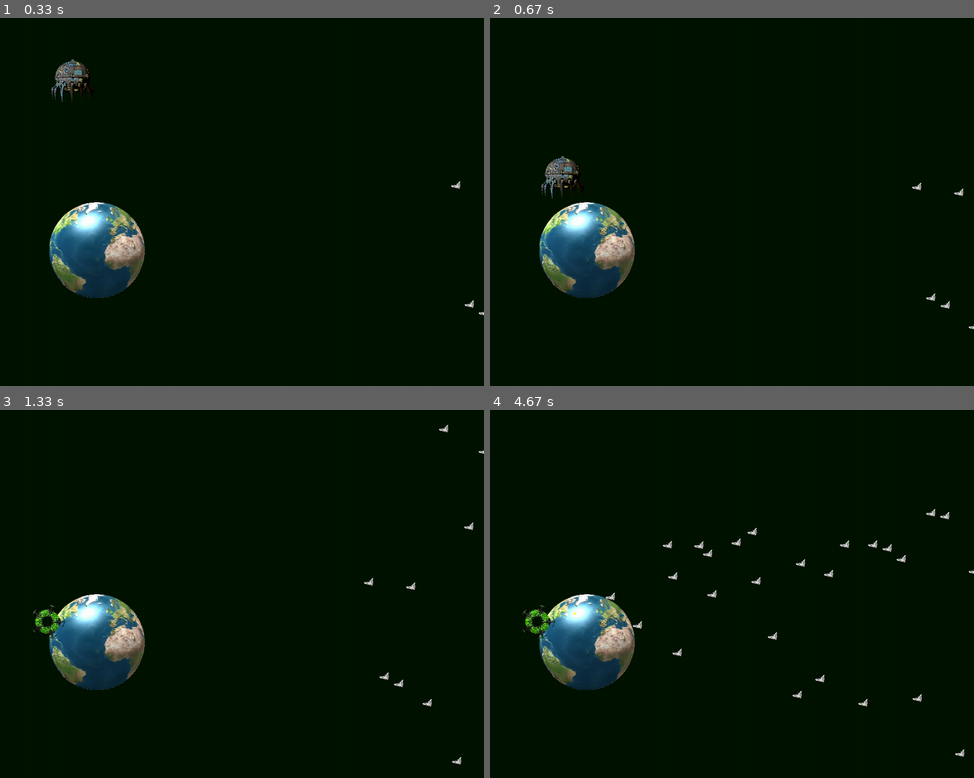
Above: before the commit, frames 1-4 (two rows, left to right).
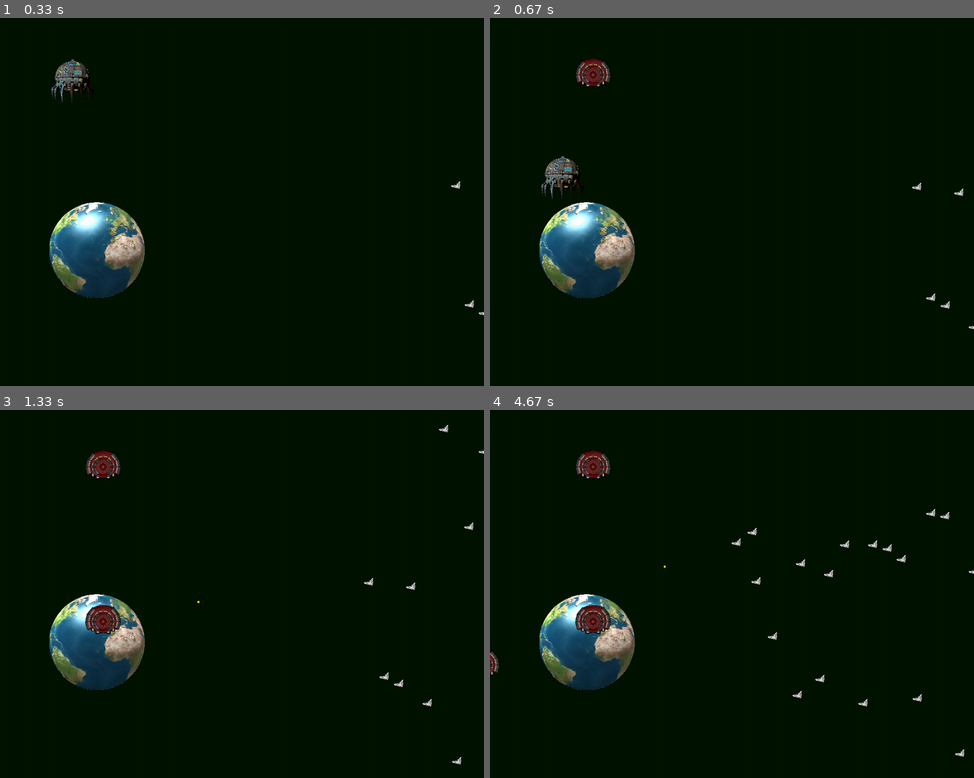
Above: after the commit, the same moments.

Repository: MichaelGaynor/Space_Defense_Pygame
Game: pygame game, started from sd_game.py
Two runs of this game, one before a commit and one after it. Both use one fixed random seed, a clock stepped at 60 frames per second and the inputs below.
Inputs:
- Up to frame 1 (0.33 s): no input
- Up to frame 2 (0.67 s): hold Down from 0.33 s (still down); hold A from 0.33 s (still down)
- Up to frame 3 (1.33 s): release Down at 0.87 s; release A at 0.87 s; hold Left from 0.9 s (still down); hold A from 0.9 s (still down); tap Space at 0.97, 1.27 s; tap Down at 1.05 s
- Up to frame 4 (4.67 s): release Left at 1.43 s; release A at 1.43 s; hold A 1.47-2 s; tap Space at 1.53, 1.83, 2.1, 2.43, 2.73, 2.87, 3.27, 3.57, 3.77, 4.07, 4.33 s; tap Right at 1.62, 2.95, 4.42 s; hold S 2.03-2.33 s; hold A 2.37-2.77 s; tap Down at 2.52, 3.85 s; hold S 2.8-3.17 s; hold A 3.2-3.67 s; hold A 3.7-4.23 s; hold S 4.27-4.57 s; hold A from 4.6 s (still down)

Frame 1 is identical in both runs. In frame 2, 0.4% of the frame differs, in the area x 17-25%, y 10-19%; in frame 3, 1.1%; in frame 4, 1.4%, in the area x 0-47%, y 10-72%.

Commit message:
New turret with new projectiles works, mostly

Diff:
--- a/game_functions.py
+++ b/game_functions.py
@@ -2,9 +2,10 @@
 
 import sys
 from turret import Turret
+from turret import AutoTurret
 from projectile import Missile
 
-def check_events(screen,player,turrets,image,missiles):
+def check_events(screen,player,turrets,image,missiles,auto_turrets,autoimage,bullets):
   for event in pygame.event.get():
 
     if event.type == pygame.QUIT:
@@ -19,12 +20,16 @@
         player.should_move("right", True)
       elif event.key == 276:
         player.should_move("left", True)
-      if event.key == 32:
+      if event.key == 97:
+        new_auto_turret = AutoTurret(screen,player,autoimage)
+        auto_turrets.add(new_auto_turret)
+      if event.key == 115:
         new_turret = Turret(screen,player,image)
         turrets.add(new_turret)
-      if event.key == 115:
+      if event.key == 32:
         new_missile = Missile(screen,[player.x,player.y])
         missiles.add(new_missile)
+      # print event.key
 
     elif event.type == pygame.KEYUP:
       if event.key == 273:
--- a/projectile.py
+++ b/projectile.py
@@ -1,14 +1,15 @@
 import pygame
 from pygame.sprite import Sprite
 from math import hypot
+from random import randint
 
 class Projectile(Sprite):
   def __init__(self,screen,turret):
     super(Projectile,self).__init__()
     self.screen = screen
     self.rect = pygame.Rect(0,0,4,4)
-    self.rect.centerx = turret[0]
-    self.rect.top = turret[1]
+    self.rect.centerx = turret[0] + 38
+    self.rect.top = turret[1] + 38
     self.color = (255,255,0)
     self.speed = 15
     self.y = self.rect.y
@@ -54,3 +55,31 @@
 
   def draw_missile(self):
     pygame.draw.rect(self.screen,self.color,self.rect)
+
+
+class Bullet(Projectile):
+  def __init__(self,screen,turret):
+    super(Bullet,self).__init__(screen,turret)
+    self.rect = pygame.Rect(0,0,2,2)
+    self.rect.centerx = turret[0] + 38
+    self.rect.top = turret[1] + 38
+    self.color = (255,0,255)
+    self.speed = 25
+    self.y = self.rect.y
+    self.x = self.rect.x
+
+  def update(self,bogies):
+    target = randint(0,801)
+    dx = self.x - 1010
+    dy = self.y - target
+    dist = hypot(dx,dy)
+    dx = dx/dist
+    dy = dy/dist
+    self.x -= dx * self.speed
+    self.y -= dy * self.speed
+    self.rect.left = self.x
+    self.rect.top = self.y
+
+  def draw_bullet(self):
+    if self.x <1000:
+      pygame.draw.rect(self.screen,self.color,self.rect)
--- a/sd_game.py
+++ b/sd_game.py
@@ -3,6 +3,7 @@
 # and from our own files
 from player import Player
 from home_base import HomeBase
+from turret import AutoTurret
 from turret import Turret
 from game_functions import check_events
 from bogey import Bogey
@@ -28,10 +29,13 @@
   home_bases.add(home_base)
   turret_image = "./images/TurretStation.png"
   turrets = Group()
+  auto_turret_image = "./images/AutoTurret.png"
+  auto_turrets = Group()
   bogey = Bogey(screen)
   bogies = Group()
   bogies.add(bogey)
   missiles = Group()
+  bullets = Group()
 
   tick = 0
 
@@ -42,13 +46,17 @@
 
     screen.fill(background_color)
 
-    check_events(screen,player,turrets,turret_image,missiles)
+    check_events(screen,player,turrets,turret_image,missiles,auto_turrets,auto_turret_image,bullets)
 # drawing enemies, missiles, turrets, and the player
     for player in player_group:
       player.draw_me()
 
     for home_base in home_bases:
       home_base.draw_me()
+
+    for auto_turret in auto_turrets:
+      auto_turret.draw_me()
+      auto_turret.open_fire(screen,bogies,bullets,tick)
 
     for turret in turrets:
       turret.draw_me()
@@ -67,10 +75,15 @@
       elif list1 <= 0:
         missiles.empty()
 
+    for bullet in bullets:
+      bullet.draw_bullet()
+      bullet.update(bogies)
+
 # dealing with collisions
     player_died = groupcollide(player_group,bogies,True,False)
     you_lose = groupcollide(home_bases,bogies,True,True)
     missile_hit = groupcollide(missiles,bogies,True,True)
+    bullet_hit = groupcollide(bullets,bogies,True,True)
 
     pygame.display.flip()
 
--- a/turret.py
+++ b/turret.py
@@ -1,6 +1,7 @@
 import pygame
 from pygame.sprite import Sprite
 from projectile import Missile
+from projectile import Bullet
 
 class Turret(Sprite):
   def __init__(self,screen,player,image):
@@ -13,7 +14,7 @@
     self.rect.centerx = player.rect.centerx
     self.rect.top = player.rect.top
     self.y = player.y
-    self.x = player.x
+    self.x = player.x + 75
 
 
   def draw_me(self):
@@ -31,11 +32,25 @@
       # new_missile.update(baddie_list[0])
 
 
-class AutoTurret(Turret):
+class AutoTurret(Sprite):
   def __init__(self,screen,player,image):
-    super(AutoTurret,self).__init__(screen)
+    super(AutoTurret,self).__init__()
+    self.image = pygame.image.load(image)
+    self.image = pygame.transform.scale(self.image,(75,75))
+    self.screen = screen
+    self.rect = self.image.get_rect()
+    # self.rect = (200,200)
+    self.rect.centerx = player.rect.centerx
+    self.rect.top = player.rect.top
+    self.y = player.y
+    self.x = player.x + 75
 
-  def open_fire(self,screen,bogies,bullets):
+  def draw_me(self):
+    self.rect.left = self.x
+    self.rect.top = self.y
+    self.screen.blit(self.image,[self.x,self.y])
+
+  def open_fire(self,screen,bogies,bullets,tick):
     baddie_list = pygame.sprite.spritecollide(self,bogies,False,pygame.sprite.collide_rect_ratio(3.0))
     new_bullet = Bullet(screen,[self.x,self.y])
     if baddie_list:
Binary file added: images/AutoTurret.png
Not shown, changed: game_functions.pyc
Not shown, changed: projectile.pyc
Not shown, changed: turret.pyc
